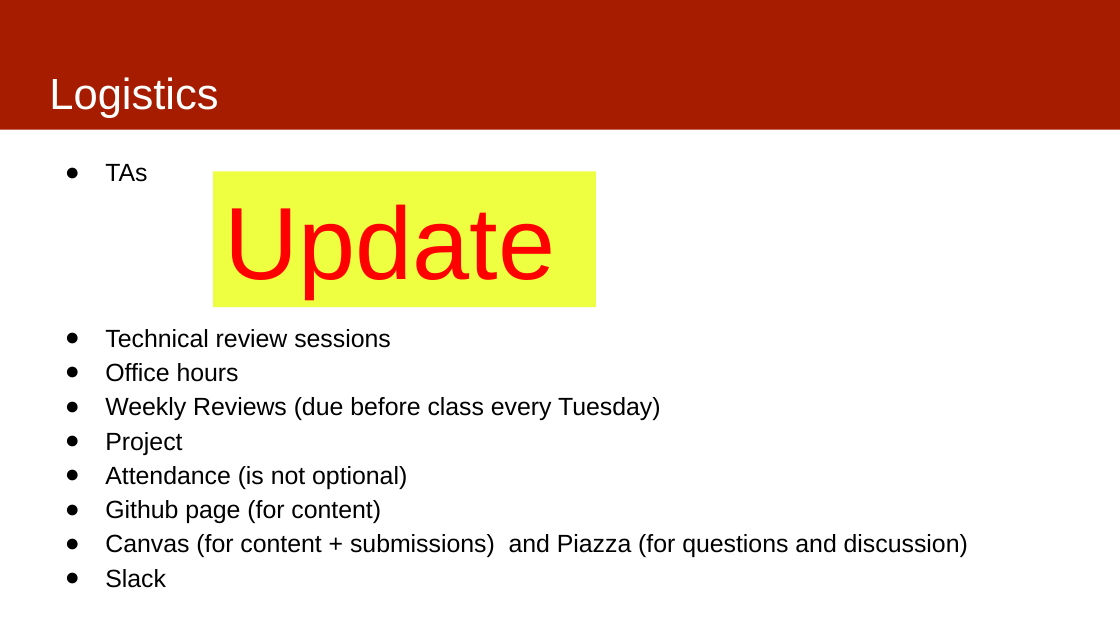
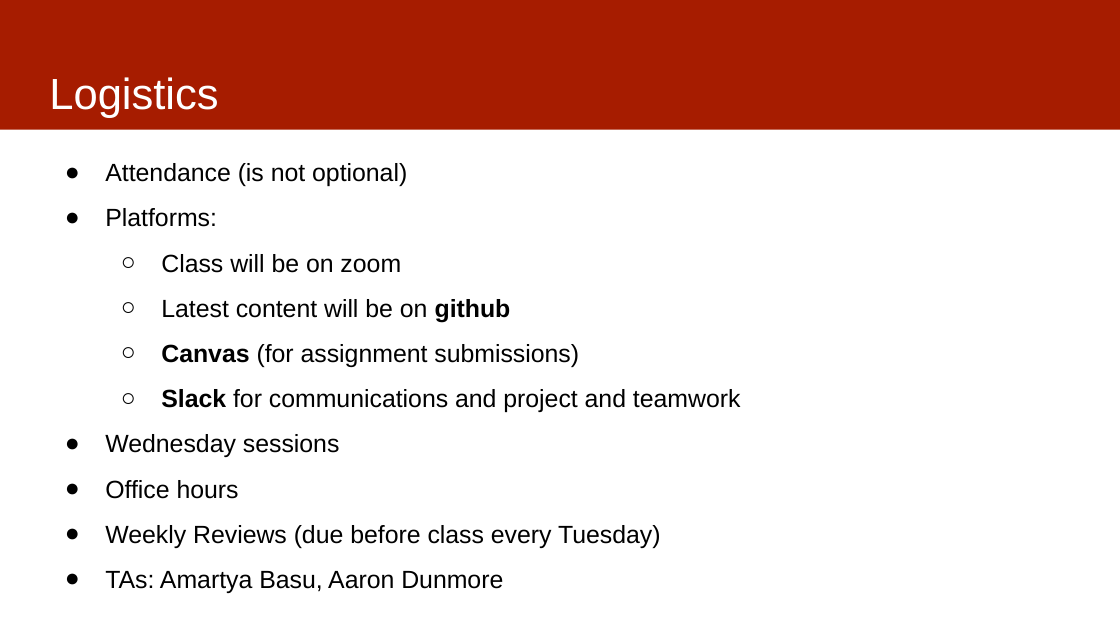
Before and after one commit to dssg/mlforpublicpolicylab, a slide deck: slide 12 of 01 - Intro and Scoping/ClassOverview.pptx. Drawn at 1120x630 pixels with LibreOffice and Linux fonts; fonts in the diff are those of the drawing. Boxes give left, top, right and bottom in pixels: in the first picture for what was removed or moved away, otherwise in the second. Text is boxed around its words. In the diff, an @@ line names an element or a change of style, - is before the commit and + after.

```diff
--- a/01 - Intro and Scoping/ClassOverview.pptx
+++ b/01 - Intro and Scoping/ClassOverview.pptx
@@ text at (105,163,741,457): text changed @@
-● TAs
-● Technical review sessions
+● Attendance (is not optional)
+● Platforms:
+  ○ Class will be on zoom
+  ○ Latest content will be on github
+  ○ Canvas (for assignment submissions)
+  ○ Slack for communications and project and teamwork
+● Wednesday sessions
@@ rectangle removed at (213,171,596,307) @@
-Update
@@ text at (105,480,661,548): more space between paragraphs @@
@@ text at (105,571,503,593): text changed @@
-● Project
-● Attendance (is not optional)
-● Github page (for content)
-● Canvas (for content + submissions) and Piazza (for questions and discussion)
-● Slack
+● TAs: Amartya Basu, Aaron Dunmore
```
Also in this commit, not shown: 7 other slides changed, 1 slide removed.
